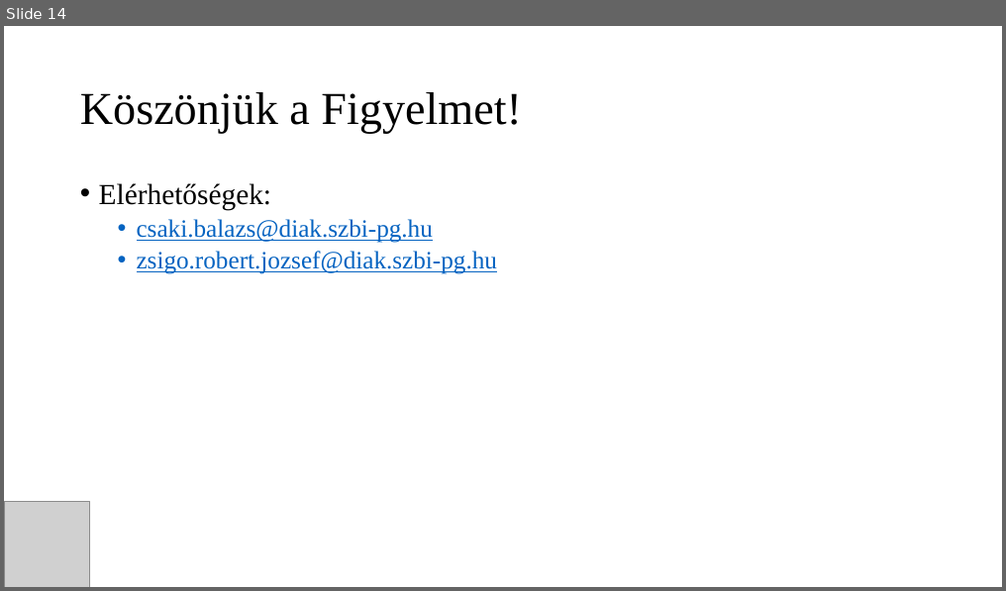
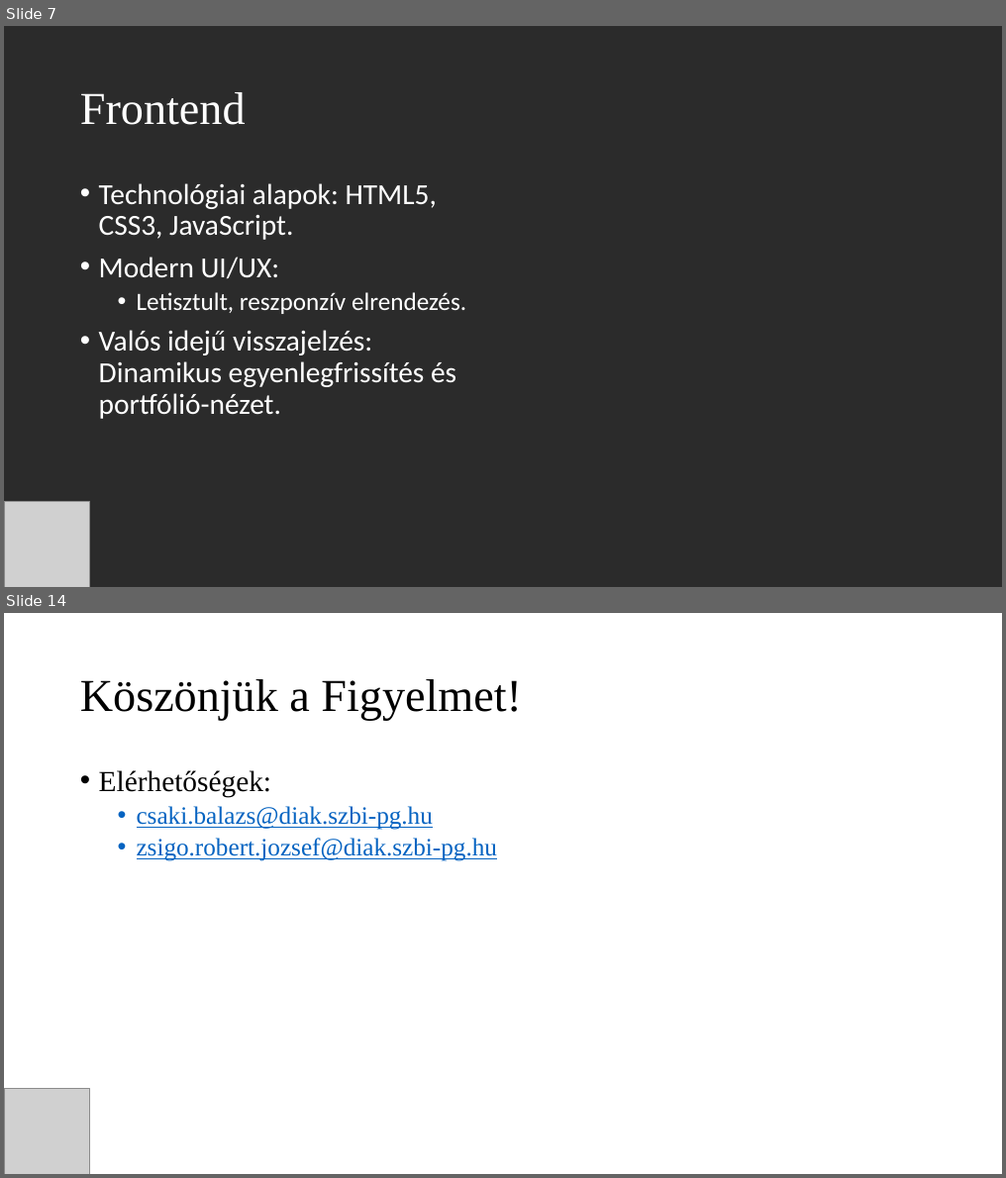
Before and after one commit to ZsigoRobert0/13_S2_3_vizsgaremek, a slide deck: Dokumentáció/StockMaster_Prezentacio.pptx. Shown one above the other, each under a label of ours: slide 14 before the commit, slides 7 and 14 after it; the slides between them are not shown. The pictures are 1006x591 and 1006x1178 pixels, drawn with LibreOffice and Linux fonts; fonts in the diff are those of the drawing; grey boxes stand for pictures; background and template pictures are left out; a plain dark background stands for a picture behind light text. Boxes give left, top, right and bottom in pixels: in the first picture for what was removed or moved away, otherwise in the second. Text is boxed around its words. In the diff, an @@ line names an element or a change of style, - is before the commit and + after.

```diff
--- a/Dokumentáció/StockMaster_Prezentacio.pptx
+++ b/Dokumentáció/StockMaster_Prezentacio.pptx
@@ slide 7 added at box(4, 26, 1002, 587), background picture (left out) @@
@@ title added at box(80, 92, 246, 125), 44 pt, text #FFFFFF @@
+Frontend
@@ text added at box(99, 183, 466, 419), 28 pt, text #FFFFFF @@
+• Technológiai alapok: HTML5, CSS3, JavaScript.
+• Modern UI/UX:
+  • Letisztult, reszponzív elrendezés.
+• Valós idejű visszajelzés: Dinamikus egyenlegfrissítés és portfólió-nézet.
@@ picture added at box(4, 502, 89, 587) @@
```
Also in this commit, not shown: 11 slides changed, 1 other slide added, 2 slides removed.
